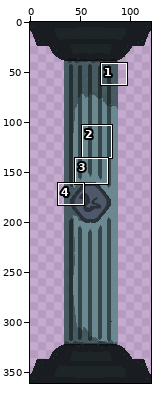
A sprite sheet gets an edit: images/Pillar_3.png. Above, an overview of the earlier version with the close-up marked.
Close-up. Before the edit:
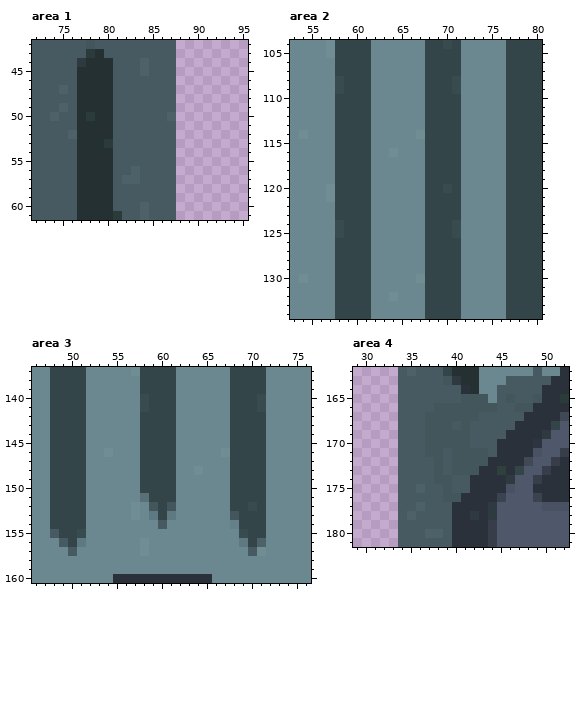
The file is 121x361 pixels. Pixels under 10% opacity are left out. Colours within 5 levels of each other are drawn and written as one. Shown: area 1: x 72..95, y 42..61; area 2: x 53..80, y 104..134; area 3: x 46..76, y 137..160; area 4: x 29..52, y 162..181. The commit also changed other parts of the picture, which this record leaves out.
Now the later version:
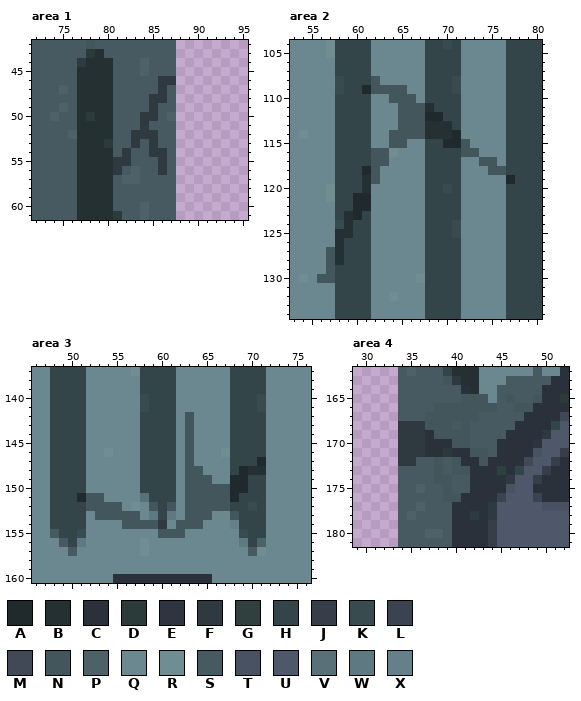
Palette (. is transparent): A #202a2d  B #243032  C #2b313a  D #2b3b39  E #2e3440  F #2e3a40  G #2f403f  H #344549  J #373e4a  K #384b4f  L #3b4350  M #414957  N #42565b  P #4c6168  Q #6b878f  R #708d94  S #475a62  T #495263  U #4e586a  V #597079  W #5f7982  X #668089
Diff:
--- area 1
@@ x 79..89 @@
 45 BBSSSPSSS..
-46 BBSSSSSSS..
-47 BBSSSSSSS..
-48 BBSSSSSSS..
-49 BBSSSSSSS..
-50 BBSSSSSSP..
-51 BBSSSSSSS..
-52 BBSSSSSSS..
-53 BDSSSSSSS..
-54 BBSSSSSSS..
-55 BBSSSSSSS..
-56 BBSSPSSSS..
+46 BBSSSSSFF..
+47 BBSSSSSFS..
+48 BBSSSSFFS..
+49 BBSSSSFSS..
+50 BBSSSFFSP..
+51 BBSSSFSSS..
+52 BBSSFFFSS..
+53 BDSSFSFSS..
+54 BBSFSSFFS..
+55 BBFFSSSFS..
+56 BBFSPSSFS..
 57 BBSPPSSSS..
--- area 2
@@ x 53..80 @@
 107 QQQQQHHHHQQQQQQHHHHQQQQQHHHH
-108 QQQQQKHHHQQQQQQHHHKQQQQQHHHH
-109 QQQQQKHHHQQQQQQHHHKQQQQQHHHH
-110 QQQQQHHHHQQQQQQHHHHQQQQQHHHH
-111 QQQQQHHHHQQQQQQHHHHQQQQQHHHH
-112 QQQQQHHHHQQQQQQHHHHQQQQQHHHH
-113 QQQQQHHHHQQQQQQHHHHQQQQQHHHH
-114 QRQQQHHHHQQQQQRHHHHQQQQQHHHH
-115 QQQQQHHHHQQQQQQHHHHQQQQQHHHH
-116 QQQQQHHHHQQRQQQHHHHQQQQQHHHH
-117 QQQQQHHHHQQQQQQHHHHQQQQQHHHH
-118 QQQQQHHHHQQQQQQHHHHQQQQQHHHH
-119 QQQQQHHHHQQQQQQHHHHQQQQQHHHH
-120 QQQQRHHHHQQQQQQHHKHQQQQQHHHH
-121 QQQQRHHHHQQQQQQHHHHQQQQQHHHH
-122 QQQQQHHHHQQQQQQHHHHQQQQQHHHH
-123 QQQQQHHHHQQQQQQHHHHQQQQQHHHH
-124 QQQQQKHHHQQQQQQHHHKQQQQQHHHH
-125 QQQQQKHHHQQQQQQHHHKQQQQQHHHH
-126 QQQQQHHHHQQQQQQHHHHQQQQQHHHH
-127 QQQQQHHHHQQQQQQHHHHQQQQQHHHH
-128 QQQQQHHHHQQQQQQHHHHQQQQQHHHH
-129 QQQQQHHHHQQQQQQHHHHQQQQQHHHH
-130 QRQQQHHHHQQQQQRHHHHQQQQQHHHH
+108 QQQQQKHHHNQQQQQHHHKQQQQQHHHH
+109 QQQQQKHHANNNNQQHHHKQQQQQHHHH
+110 QQQQQHHHHQQNNNQHHHHQQQQQHHHH
+111 QQQQQHHHHQQQNNNBHHHQQQQQHHHH
+112 QQQQQHHHHQQQNNNAAHHQQQQQHHHH
+113 QQQQQHHHHQQQNNNBBBHQQQQQHHHH
+114 QRQQQHHHHQQNNNNBBBAQQQQQHHHH
+115 QQQQQHHHHQQNNQQHHAANQQQQHHHH
+116 QQQQQHHHHNNRQQQHHHHNNQQQHHHH
+117 QQQQQHHHHNNQQQQHHHHQQNNQHHHH
+118 QQQQQHHHANQQQQQHHHHQQQNNHHHH
+119 QQQQQHHHBNQQQQQHHHHQQQQQAHHH
+120 QQQQRHHHBQQQQQQHHKHQQQQQHHHH
+121 QQQQRHHAAQQQQQQHHHHQQQQQHHHH
+122 QQQQQHHAAQQQQQQHHHHQQQQQHHHH
+123 QQQQQHBAHQQQQQQHHHHQQQQQHHHH
+124 QQQQQKBHHQQQQQQHHHKQQQQQHHHH
+125 QQQQQBBHHQQQQQQHHHKQQQQQHHHH
+126 QQQQQBHHHQQQQQQHHHHQQQQQHHHH
+127 QQQQNBHHHQQQQQQHHHHQQQQQHHHH
+128 QQQQNBHHHQQQQQQHHHHQQQQQHHHH
+129 QQQQNHHHHQQQQQQHHHHQQQQQHHHH
+130 QRQNNHHHHQQQQQRHHHHQQQQQHHHH
 131 QQQQQHHHHQQQQQQHHHHQQQQQHHHH
--- area 3
@@ x 46..76 @@
 141 QQHHHHQQQQQQKHHHQQQQQQHHHKQQQQQ
-142 QQHHHHQQQQQQHHHHQQQQQQHHHHQQQQQ
-143 QQHHHHQQQQQQHHHHQQQQQQHHHHQQQQQ
-144 QQHHHHQQQQQQHHHHQQQQQQHHHHQQQQQ
-145 QQHHHHQQQQQQHHHHQQQQQQHHHHQQQQQ
-146 QQHHHHQQRQQQHHHHQQQQQRHHHHQQQQQ
-147 QQHHHHQQQQQQHHHHQQQQQQHHHHQQQQQ
-148 QQHHHHQQQQQQHHHHQQRQQQHHHHQQQQQ
-149 QQHHHHQQQQQQHHHHQQQQQQHHHHQQQQQ
-150 QQHHHHQQQQQQHHHHQQQQQQHHHHQQQQQ
-151 QQHHHHQQQQQQVHHHQQQQQQHHHHQQQQQ
-152 QQHHHHQQQQQRQNHNQQQQQQHHKHQQQQQ
-153 QQHHHHQQQQQRQWHWQQQQQQNHHHQQQQQ
-154 QQHHHHQQQQQQQQSQQQQQQQXHHHQQQQQ
-155 QQSHHKQQQQQQQQQQQQQQQQQKHHQQQQQ
+142 QQHHHHQQQQQQHHHHQNQQQQHHHHQQQQQ
+143 QQHHHHQQQQQQHHHHQNQQQQHHHHQQQQQ
+144 QQHHHHQQQQQQHHHHQNQQQQHHHHQQQQQ
+145 QQHHHHQQQQQQHHHHQNQQQQHHHHQQQQQ
+146 QQHHHHQQRQQQHHHHQNQQQRHHHHQQQQQ
+147 QQHHHHQQQQQQHHHHQNQQQQHHHAQQQQQ
+148 QQHHHHQQQQQQHHHHQNNQQQHABBQQQQQ
+149 QQHHHHQQQQQQHHHHQNNNQQAAHHQQQQQ
+150 QQHHHHQQQQQQHHHHQNNNNNAAHHQQQQQ
+151 QQHHHANNQQQQVHHHQNNNNNAHHHQQQQQ
+152 QQHHHHNNNNQRQNHNQNNNNNHHKHQQQQQ
+153 QQHHHHQNNNNNQWHWQNNNQQNHHHQQQQQ
+154 QQHHHHQQQQNNNNFQNNNQQQXHHHQQQQQ
+155 QQSHHKQQQQQQQQNNNQQQQQQKHHQQQQQ
 156 QQQSHWQQQQQQRQQQQQQQQQQWHPQQQQQ
--- area 4
@@ x 32..44 @@
 167 ..SSSNNNNNNSS
-168 ..SSSNNNSNSSS
-169 ..SSSNNNNNSSS
-170 ..SSSNNNNNSSS
-171 ..SSSNNSNNNNS
-172 ..SSSSNSNNNNC
-173 ..SSSSNSNNNCC
+168 ..FFFNNNSNSSS
+169 ..FFFCNNNNSSS
+170 ..FFFCCCNNSSS
+171 ..FFFCCDCCNNS
+172 ..FFSSNSNCCNC
+173 ..SSSSNSNNCCC
 174 ..SSSSNNSSCCC
